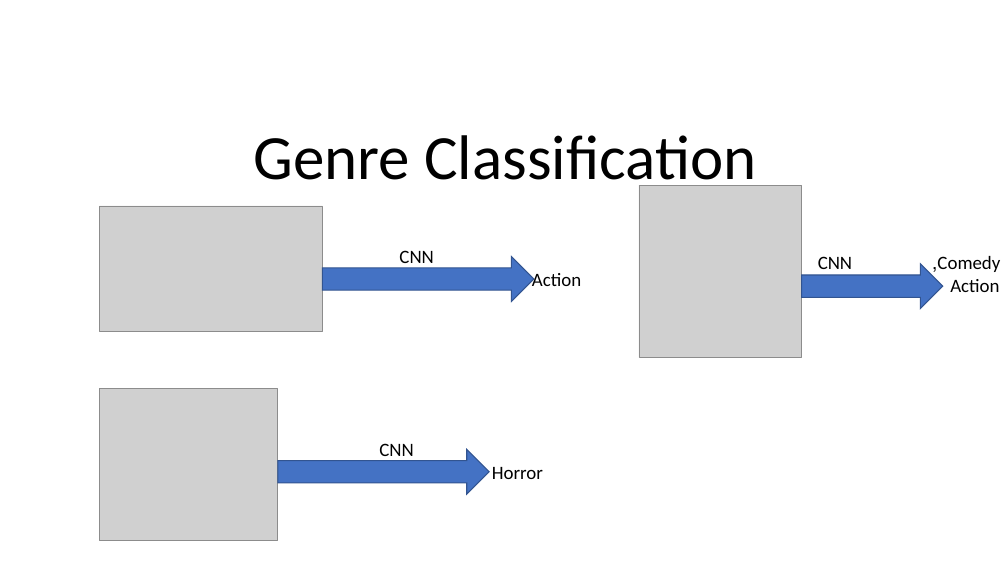
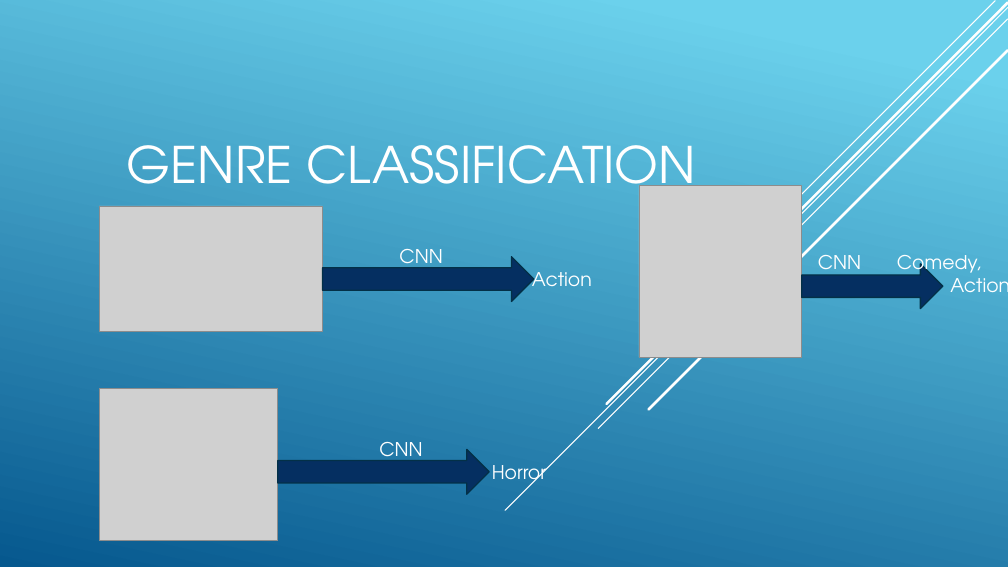
Before and after one commit to jordantangy/MoviePosterClassification-CNN, a slide deck: slide 8 of Slide Show.pptx (slide 1 before the commit). Drawn at 1008x567 pixels with LibreOffice and Linux fonts; fonts in the diff are those of the drawing; grey boxes stand for pictures. Boxes give left, top, right and bottom in pixels: in the first picture for what was removed or moved away, otherwise in the second. Text is boxed around its words. In the diff, an @@ line names an element or a change of style, - is before the commit and + after.

```diff
--- a/Slide Show.pptx
+++ b/Slide Show.pptx
@@ background #FFFFFF to gradient #6ED2EB to #06588E @@
@@ line added from (1008, 8) to (505, 510), #FFFFFF 1 pt @@
@@ line added from (1008, 19) to (598, 429), #FFFFFF 1 pt @@
@@ line added from (1008, 3) to (606, 404), #FFFFFF 2.5 pt @@
@@ line added from (995, 1) to (681, 316), #FFFFFF 1 pt @@
@@ line added from (1008, 51) to (649, 410), #FFFFFF 2.5 pt @@
@@ title at bbox=[127, 145, 696, 207]: text changed; size 60 to 48 pt; font Calibri to TeX Gyre Adventor; text colour #000000 to #FFFFFF @@
-Genre Classification
+GENRE CLASSIFICATION
@@ fill #4472C4 to #052F61; outline #325491 1 pt to #043148 1.25 pt in 3 elements at bbox=[323, 257, 535, 302], bbox=[278, 449, 489, 494], bbox=[802, 264, 943, 309] @@
@@ font Calibri to TeX Gyre Adventor, text colour #000000 to #FFFFFF in 6 elements at bbox=[532, 272, 592, 286], bbox=[492, 465, 546, 487], bbox=[379, 442, 422, 465], bbox=[399, 249, 442, 272], bbox=[950, 272, 1008, 292], bbox=[818, 255, 861, 277] @@
@@ text "Comedy," at bbox=[897, 255, 981, 278]: font Calibri to TeX Gyre Adventor, text colour #000000 to #FFFFFF; alignment right to left @@
```
Also in this commit, not shown: 6 other slides changed, 7 slides added, 2 other files.
